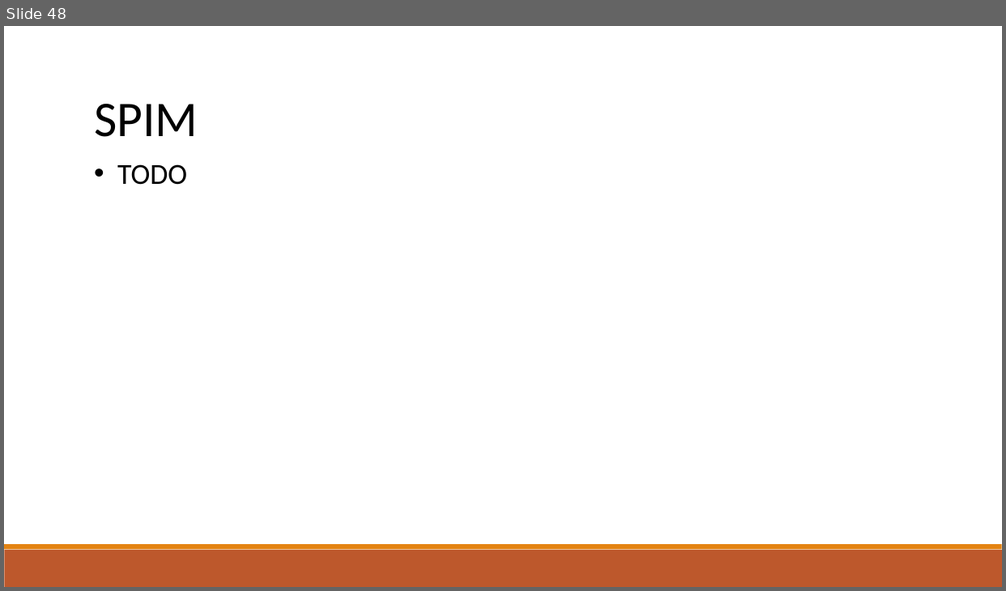
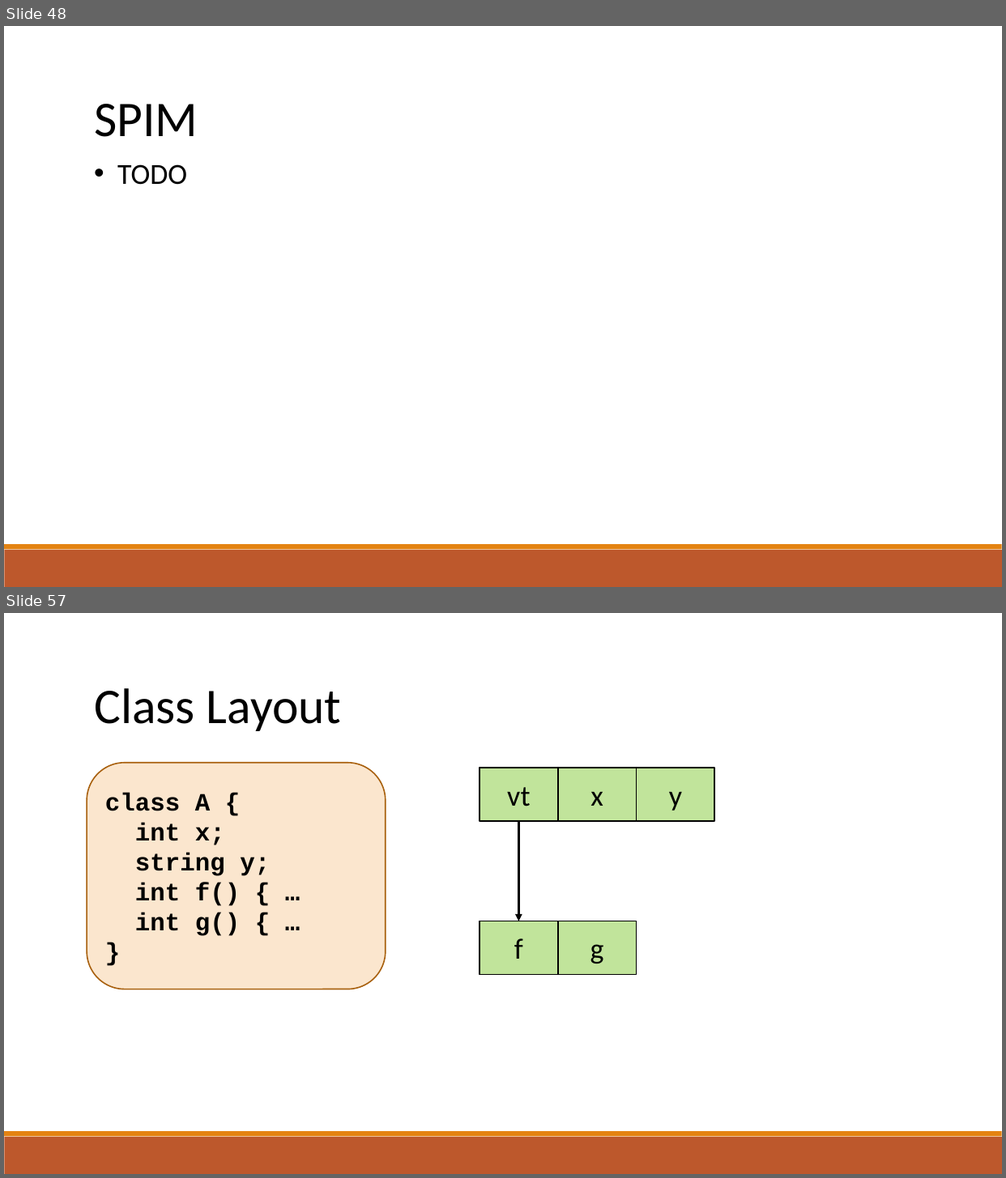
Before and after one commit to raghadzeidan/COMPILATION_TAU_FOR_STUDENTS, a slide deck: new_slides/codegen.pptx. Shown one above the other, each under a label of ours: slide 48 before the commit, slides 48 and 57 after it; the slides between them are not shown. The pictures are 1006x591 and 1006x1178 pixels, drawn with LibreOffice and Linux fonts; fonts in the diff are those of the drawing. Boxes give left, top, right and bottom in pixels: in the first picture for what was removed or moved away, otherwise in the second. Text is boxed around its words. In the diff, an @@ line names an element or a change of style, - is before the commit and + after.

```diff
--- a/new_slides/codegen.pptx
+++ b/new_slides/codegen.pptx
@@ slide 57 added at box(4, 613, 1002, 1174), background #FFFFFF; not listed: 2 template elements that a slide beside it also shows @@
@@ text added at box(94, 688, 342, 731), 48 pt, text #000000 @@
+Class Layout
@@ rounded rectangle added at box(87, 763, 386, 990), fill #FBE6CE, outline #A9610D 1.25 pt, 24 pt, text #000000, bold @@
+class A {
+int x;
+string y;
+int f() { …
+int g() { …
+}
@@ rectangle added at box(479, 768, 558, 821), fill #92D050 at 57% opacity, outline #000000 1.25 pt, 28 pt, text #000000 @@
+vt
@@ rectangle added at box(558, 768, 637, 821), fill #92D050 at 57% opacity, outline #000000 1.25 pt, 28 pt, text #000000 @@
+x
@@ rectangle added at box(637, 768, 715, 821), fill #92D050 at 57% opacity, outline #000000 1.25 pt, 28 pt, text #000000 @@
+y
@@ arrow added from (519, 821) to (519, 922), #000000 2.25 pt @@
@@ rectangle added at box(479, 922, 558, 974), fill #92D050 at 57% opacity, outline #000000 1.25 pt, 28 pt, text #000000 @@
+f
@@ rectangle added at box(558, 922, 637, 974), fill #92D050 at 57% opacity, outline #000000 1.25 pt, 28 pt, text #000000 @@
+g
```
Also in this commit, not shown: 2 slides changed, 12 other slides added, 1 slide removed, 1 other file.
